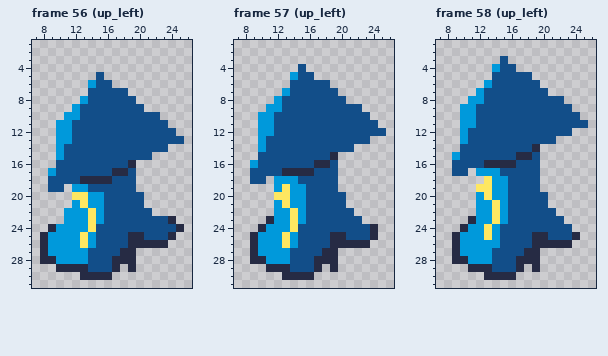
File history of a pixel-art file, Sprites/Characters/New Character/new character.aseprite. The picture above is the old version.
32x32 pixels, 66 frames. Shown: frame 56 (up_left): x 7..26, y 1..31; frame 57 (up_left): x 7..26, y 1..31; frame 58 (up_left): x 7..26, y 1..31. The commit also changed other frames, which this record leaves out.
New version:
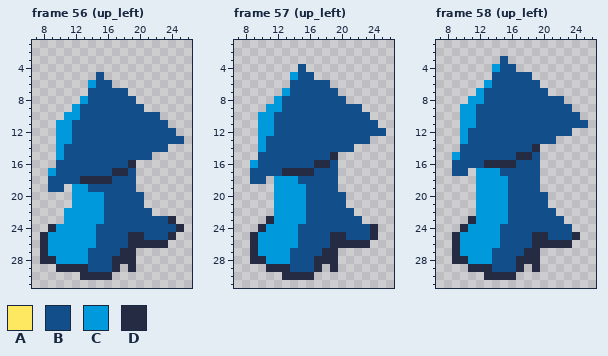
Palette (. is transparent): A #fee761  B #124e89  C #0099db  D #262b44
Change:
Changed rows in their new state; - is an unchanged pixel.
Frame 56 (up_left), layer "arm":
first column x 12:
20 CC-
21 -C-
22 --C
23 --C
24 --C
25 -C-
26 -C-
Frame 57 (up_left), layer "arm":
first column x 12:
19 -C-
20 CC-
21 -C-
22 --C
23 --C
24 --C
25 -C-
26 -C-
Frame 58 (up_left), layers "arm", "cloth left":
first column x 12:
18 CC-
19 CC-
20 -C-
21 --C
22 --C
23 --C
24 -C-
25 -C-
Where, in picture pixels (left, top, right, bottom), the same in both pictures:
changed: (72, 192, 96, 248)
changed: (274, 184, 298, 248)
changed: (476, 176, 500, 240)
